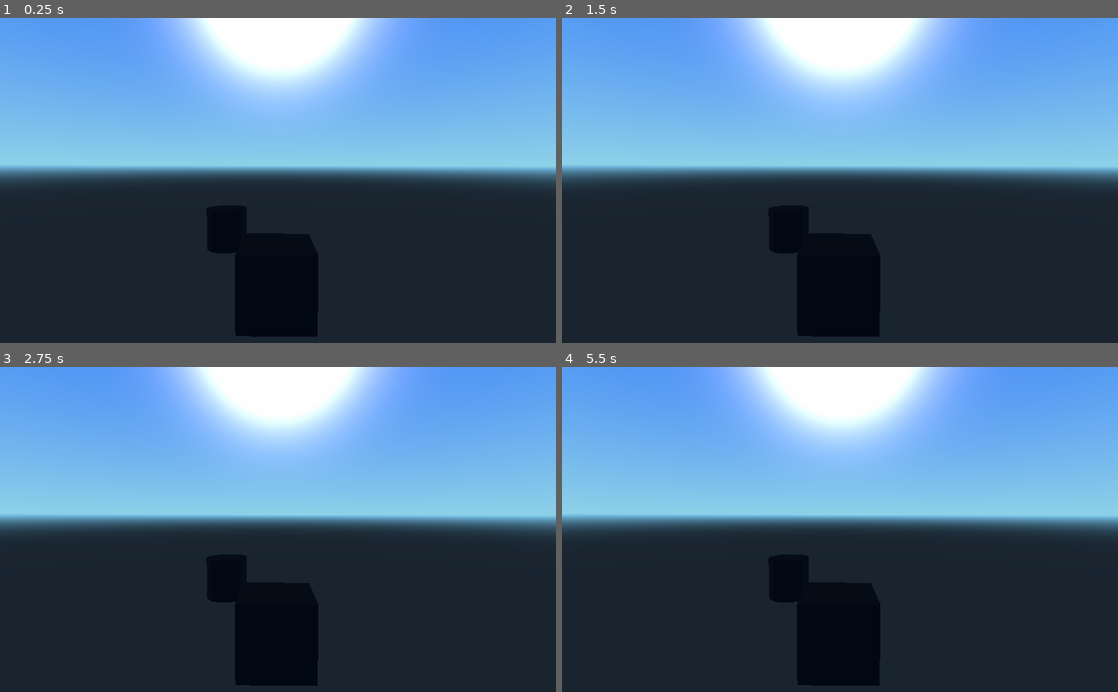
Above: before the commit, frames 1-4 (two rows, left to right).
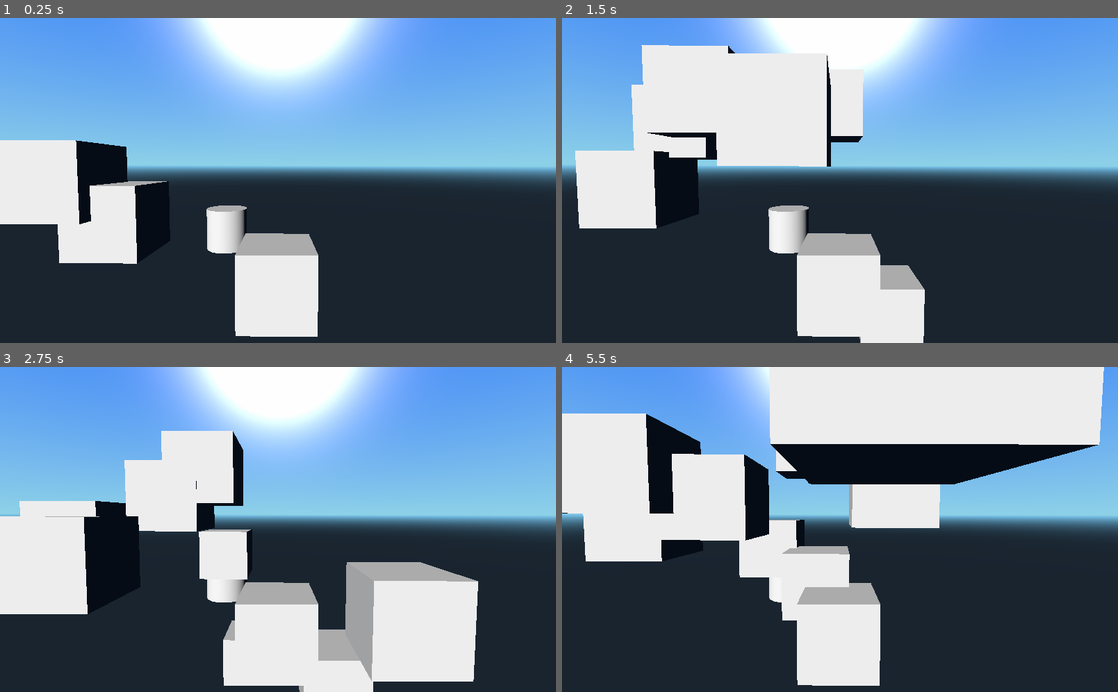
Above: after the commit, the same moments.

Repository: adinfinit/Towers
Game: Godot game, scene res://Scene.tscn
Same seed, same stepped clock (60 frames per second), same inputs: the game is played once before the commit and once after it.
Inputs:
- Up to frame 1 (0.25 s): no input
- Up to frame 2 (1.5 s): hold D (move_right) 0.53-1.28 s; hold S (move_backwards) from 1.28 s (still down)
- Up to frame 3 (2.75 s): release S (move_backwards) at 2.03 s; hold D (move_right) from 2.03 s (still down)
- Up to frame 4 (5.5 s): release D (move_right) at 2.78 s; hold W (move_forward) 2.78-3.53 s; hold A (move_left) 3.53-5.03 s; hold S (move_backwards) from 5.03 s (still down)

The runs differ from the first frame. In frame 1, 15% of the frame differs, in the area x 0-58%, y 37-99%; in frame 2, 25%; in frame 3, 30%; in frame 4, 39%, in the area x 0-98%, y 0-99%.

Commit message:
particles and directional light

Diff:
--- a/Scene.tscn
+++ b/Scene.tscn
@@ -10,9 +10,56 @@
 radial_segments = 64
 rings = 4
 
+[sub_resource type="ParticlesMaterial" id=2]
+
+trail_divisor = 1
+emission_shape = 0
+flag_align_y = false
+flag_rotate_y = false
+flag_disable_z = false
+spread = 45.0
+flatness = 0.0
+gravity = Vector3( 0, -9.8, 0 )
+initial_velocity = 10.0
+initial_velocity_random = 0.0
+angular_velocity = 4.58155e-41
+angular_velocity_random = 0.0
+orbit_velocity = 0.0
+orbit_velocity_random = 0.0
+linear_accel = 0.0
+linear_accel_random = 0.0
+radial_accel = 0.0
+radial_accel_random = 0.0
+tangential_accel = 0.0
+tangential_accel_random = 0.0
+damping = 0.0
+damping_random = 0.0
+angle = 0.0
+angle_random = 0.0
+scale = 1.0
+scale_random = 0.0
+color = Color( 1, 1, 1, 1 )
+hue_variation = 0.0
+hue_variation_random = 0.0
+anim_speed = 0.0
+anim_speed_random = 0.0
+anim_offset = 0.0
+anim_offset_random = 0.0
+anim_loop = false
+_sections_unfolded = [ "Initial Velocity" ]
+
+[sub_resource type="CubeMesh" id=3]
+
+size = Vector3( 2, 2, 2 )
+subdivide_width = 0
+subdivide_height = 0
+subdivide_depth = 0
+
 [node name="world" type="Node"]
 
 [node name="Player" parent="." instance=ExtResource( 1 )]
+
+speed = 10.0
 
 [node name="MeshInstance" type="MeshInstance" parent="."]
 
@@ -30,3 +77,56 @@
 mesh = SubResource( 1 )
 skeleton = NodePath("..")
 material/0 = null
+
+[node name="DirectionalLight" type="DirectionalLight" parent="."]
+
+transform = Transform( 0.933917, 0.0691094, -0.350747, 0.0841558, 0.911062, 0.403588, 0.347444, -0.406435, 0.84504, 0, 5.97201, 2.16127 )
+layers = 1
+light_color = Color( 1, 1, 1, 1 )
+light_energy = 1.0
+light_negative = false
+light_specular = 0.5
+light_cull_mask = -1
+shadow_enabled = false
+shadow_color = Color( 0, 0, 0, 1 )
+shadow_bias = 1.0
+shadow_contact = 0.0
+shadow_max_distance = 200.0
+editor_only = false
+directional_shadow_mode = 2
+directional_shadow_split_1 = 0.1
+directional_shadow_split_2 = 0.2
+directional_shadow_split_3 = 0.5
+directional_shadow_blend_splits = false
+directional_shadow_normal_bias = 0.2
+
+[node name="Particles" type="Particles" parent="."]
+
+transform = Transform( 1, 0, 0, 0, 1, 0, 0, 0, 1, -6.6864, 3.23422, -0.450101 )
+layers = 1
+material_override = null
+cast_shadow = 1
+extra_cull_margin = 0.0
+visible_in_all_rooms = false
+use_in_baked_light = false
+lod_min_distance = 0.0
+lod_min_hysteresis = 0.0
+lod_max_distance = 0.0
+lod_max_hysteresis = 0.0
+emitting = true
+amount = 8
+lifetime = 1.0
+one_shot = false
+preprocess = 0.0
+speed_scale = 1.0
+explosiveness = 0.0
+randomness = 0.0
+fixed_fps = 0
+fract_delta = true
+visibility_aabb = Rect3( -4.9458, -4, -4, 8, 8, 8 )
+local_coords = true
+draw_order = 0
+process_material = SubResource( 2 )
+draw_passes = 1
+draw_pass_1 = SubResource( 3 )
+_sections_unfolded = [ "Draw Passes", "Process Material" ]
Not shown: 1 places in Scene.tscn that only renumber resources
